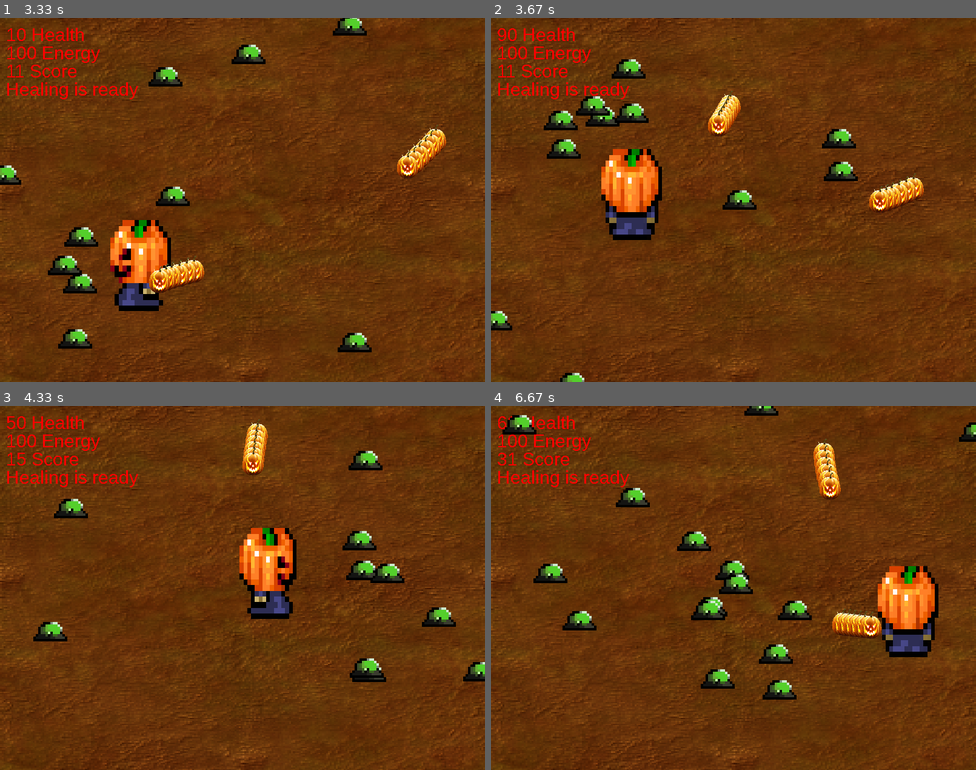
Above: before the commit, frames 1-4 (two rows, left to right).
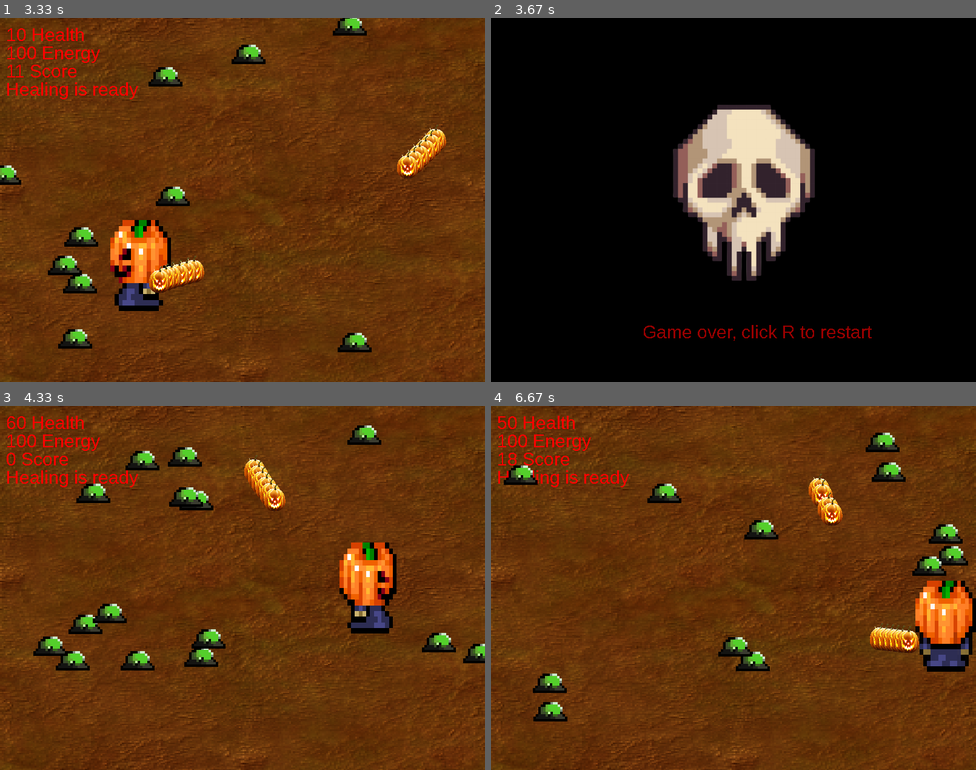
Above: after the commit, the same moments.

Repository: ShadowWasNotAvailable/Pygame
Game: pygame game, started from New_main.py
Same seed, same stepped clock (60 frames per second), same inputs: the game is played once before the commit and once after it.
Inputs (mouse positions are in pixels of both pictures, inside the frame that each line leads up to):
- Up to frame 1 (3.33 s): tap Space at 0.33, 0.73, 1.03, 1.57, 1.87, 2.07, 2.37, 2.63, 2.97, 3.27 s; hold Right 0.67-1.13 s; move the mouse to (223, 214) at 0.7 s; hold D 1.5-1.97 s; hold Left 2-2.53 s; hold A 2-2.53 s; move the mouse to (92, 145) at 2.03 s; hold Down 2.57-2.87 s; hold S 2.57-2.87 s; move the mouse to (315, 72) at 2.6 s; hold Left 2.9-3.3 s; hold A 2.9-3.3 s; move the mouse to (300, 232) at 2.93 s
- Up to frame 2 (3.67 s): hold Up from 3.33 s (still down); hold W from 3.33 s (still down); move the mouse to (743, 76) at 3.37 s; tap Space at 3.4 s
- Up to frame 3 (4.33 s): release Up at 3.7 s; release W at 3.7 s; hold R from 3.73 s (still down); hold D from 3.73 s (still down); tap Space at 3.8, 4.1 s
- Up to frame 4 (6.67 s): release R at 4.37 s; release D at 4.37 s; hold Right 4.4-5.03 s; hold D 4.4-5.03 s; move the mouse to (718, 526) at 4.43 s; tap Space at 4.47, 4.77, 5.13, 5.53, 5.83, 6.03, 6.33, 6.53 s; hold Down 5.07-5.43 s; hold S 5.07-5.43 s; move the mouse to (859, 646) at 5.1 s; hold Left 5.47-5.93 s; hold A 5.47-5.93 s; move the mouse to (655, 467) at 5.5 s; hold Right 5.97-6.43 s; hold D 5.97-6.43 s; move the mouse to (859, 555) at 6 s; hold Up from 6.47 s (still down); hold W from 6.47 s (still down); move the mouse to (549, 507) at 6.5 s

Frame 1 is identical in both runs. In frame 2, 98% of the frame differs, in the area x 0-100%, y 0-100%; in frame 3, 12%; in frame 4, 13%.

Commit message:
yh3rq3QWRQWEFRJYRWTGRDTHA

Diff:
--- a/New_main.py
+++ b/New_main.py
@@ -22,6 +22,7 @@
         self.RED = (255,0,0)
         self.GREEN = (0,255,0)
         self.BLUE = (0,0,255)
+        self.CRIMSON = (153,0,0)
 
         self.width = 800
         self.height = 600
@@ -31,6 +32,8 @@
         self.screen = pg.display.set_mode((self.width,self.height))
         self.bg = pg.image.load("Grass.png")
         self.bg = pg.transform.scale (self.bg , (801,601))
+        self.skull = pg.image.load ("Skull.png")
+        self.skull = pg.transform.scale (self.skull , (500,500))
         self.FPS = 160
         self.clock = pg.time.Clock()
         self.new()
@@ -87,7 +90,8 @@
 
             if self.mr_pump.life < 1:
                 self.mr_pump.life = 100
-                playinge = False
+                self.game_over()
+                playing = False
 
             if self.mr_pump.life > 100:
                 self.mr_pump.life = 100
@@ -113,4 +117,29 @@
             self.all_sprites.draw(self.screen)
             pg.display.update()
 
+    def game_over(self):
+
+        self.game_over = True
+        while self.game_over:
+            self.clock.tick(self.FPS)
+            self.game_over_text = self.text_font.render("Game over, click R to restart", False, (self.CRIMSON))
+
+            for event in pg.event.get():
+                if event.type == pg.QUIT:
+                    self.game_over = False
+                    pg.quit()
+
+                if event.type == pg.KEYDOWN:
+                    if event.key == pg.K_r:  # om vi clicker på R, avslutter vi game over loop, og går derett til self.new() som ligger etter game_over loop
+                        self.game_over = False
+
+            self.screen.fill(self.BLACK)
+            self.screen.blit(self.game_over_text,(250,500))  # tegner tekst på skjerm.
+            self.screen.blit(self.skull, (170,30))
+
+            pg.display.update()
+
+        self.new()
+
+
 g = game() # her lages game classen, also starter spill.
--- a/Sprites.py
+++ b/Sprites.py
@@ -14,6 +14,7 @@
 player_damage = pg.transform.scale (player_damage , (100,150)) # endrer størrelse på bilde.
 pew_img = pg.image.load("Pew.png")
 pew_img = pg.transform.scale (pew_img , (50,50)) # endrer størrelse på bilde.
+
 
 
 Slime_img = pg.image.load ("slime.g.png")
@@ -72,6 +73,7 @@
 
         if keys[pg.K_h]:
             self.healing()
+
 
         if self.energy < 1:
             self.speed = 3
Binary file added: Skull.png
